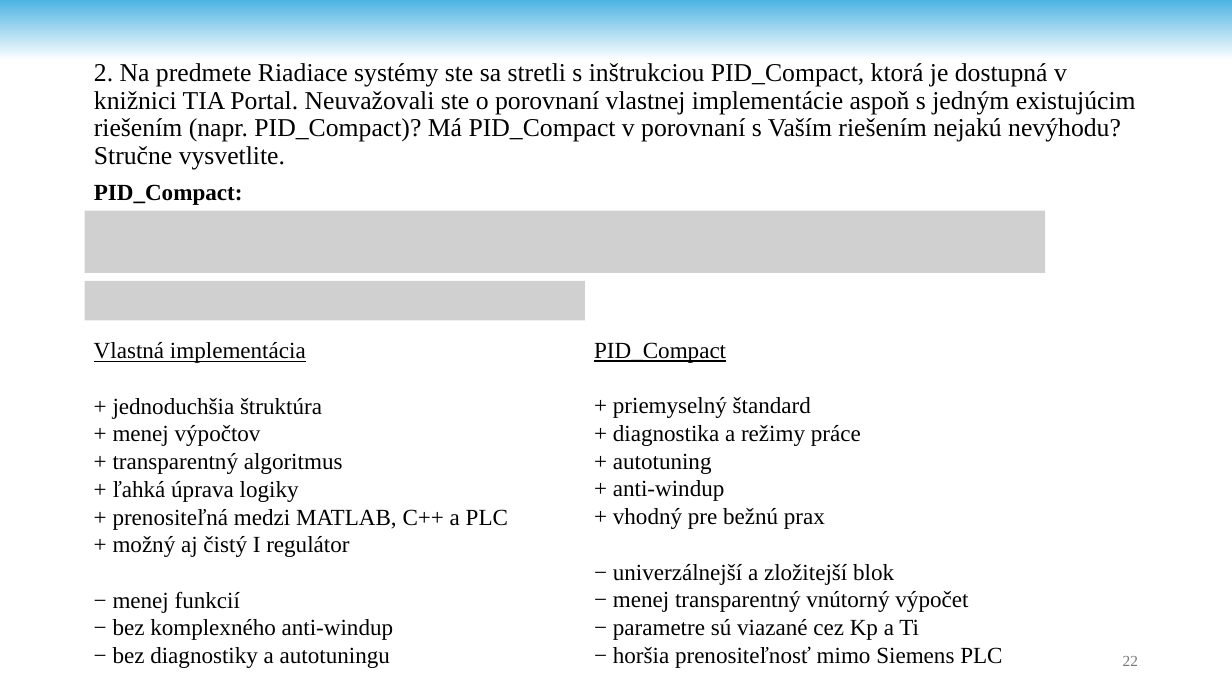
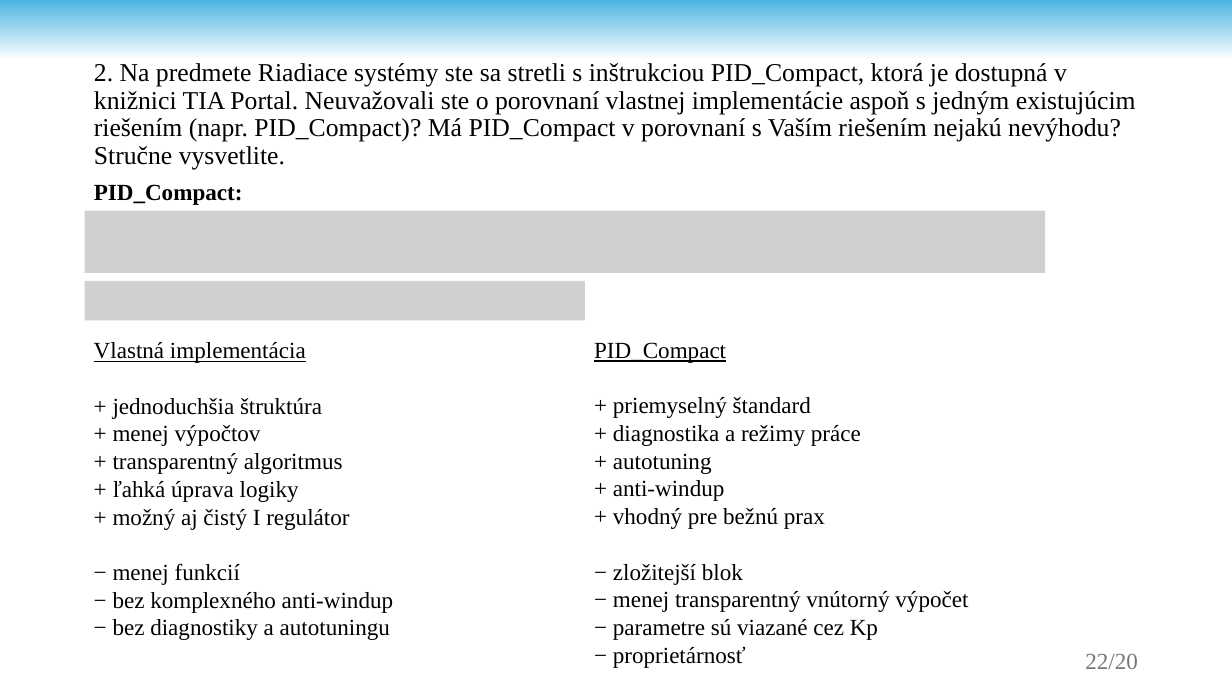
Before and after one commit to andrii-stoliar/DP-Stoliar, a slide deck: slide 22 of Prez/Prez.pptx. Drawn at 1232x693 pixels with LibreOffice and Linux fonts; fonts in the diff are those of the drawing; grey boxes stand for pictures; background and template pictures are left out. Boxes give left, top, right and bottom in pixels: in the first picture for what was removed or moved away, otherwise in the second. Text is boxed around its words. In the diff, an @@ line names an element or a change of style, - is before the commit and + after.

```diff
--- a/Prez/Prez.pptx
+++ b/Prez/Prez.pptx
@@ text at bbox=[94, 342, 394, 640]: text changed @@
-Vlastná implementácia
-+ jednoduchšia štruktúra
-+ menej výpočtov
-+ transparentný algoritmus
-+ ľahká úprava logiky
-+ prenositeľná medzi MATLAB, C++ a PLC
-+ možný aj čistý I regulátor
-− menej funkcií
-− bez komplexného anti-windup
-− bez diagnostiky a autotuningu
+Vlastná implementácia
++ jednoduchšia štruktúra
++ menej výpočtov
++ transparentný algoritmus
++ ľahká úprava logiky
++ možný aj čistý I regulátor
+− menej funkcií
+− bez komplexného anti-windup
+− bez diagnostiky a autotuningu
@@ text at bbox=[594, 342, 968, 668]: text changed @@
-PID_Compact
-+ priemyselný štandard
-+ diagnostika a režimy práce
-+ autotuning
-+ anti-windup
-+ vhodný pre bežnú prax
-− univerzálnejší a zložitejší blok
-− menej transparentný vnútorný výpočet
-− parametre sú viazané cez Kp a Ti
-− horšia prenositeľnosť mimo Siemens PLC
+PID_Compact
++ priemyselný štandard
++ diagnostika a režimy práce
++ autotuning
++ anti-windup
++ vhodný pre bežnú prax
+− zložitejší blok
+− menej transparentný vnútorný výpočet
+− parametre sú viazané cez Kp
+− proprietárnosť
@@ text at bbox=[1085, 653, 1138, 669]: text changed; size 12 to 18 pt @@
-22
+22/20
```
Also in this commit, not shown: 20 other slides changed, 1 other file.
